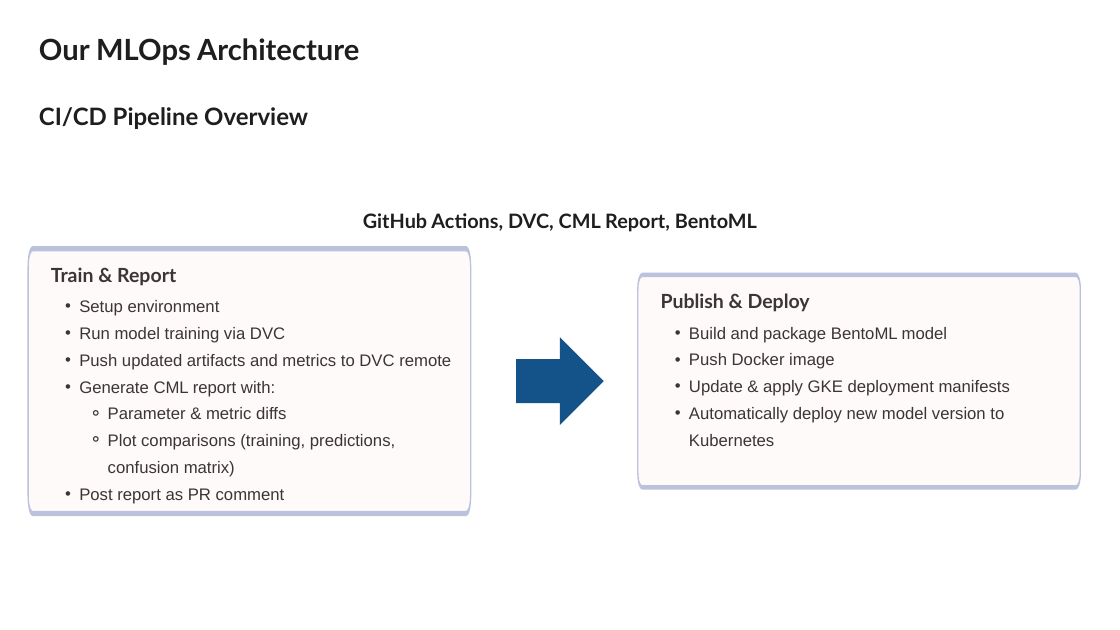
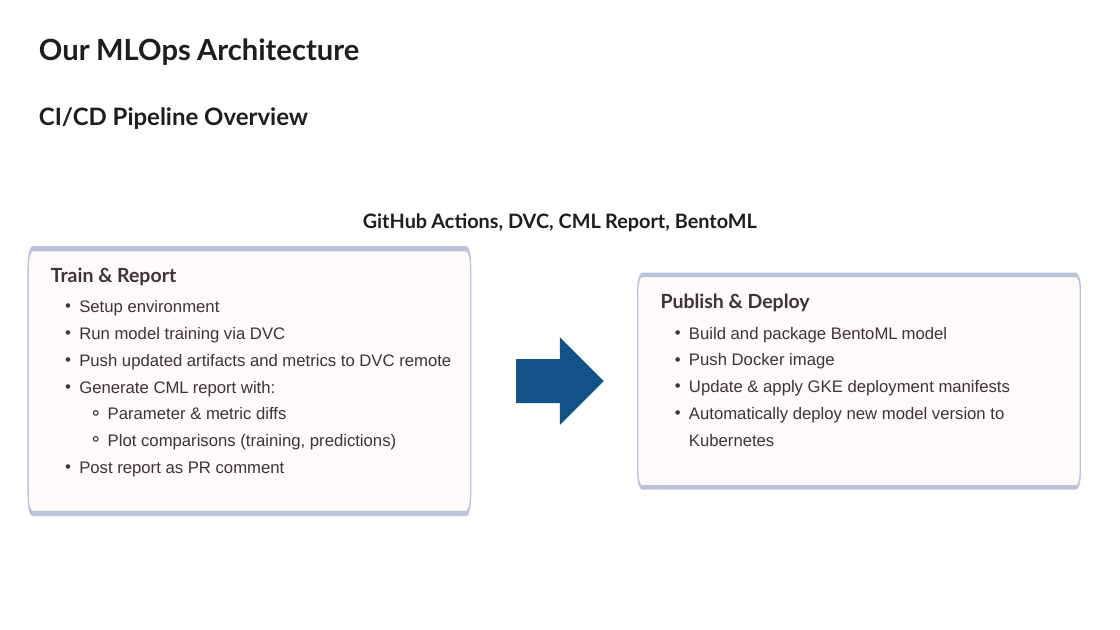
Before and after one commit to JustinFerrara14/Stock-ML, a slide deck: slide 5 of doc/interimPresentation/Data-Drift-Observation.pptx. Drawn at 1120x630 pixels with LibreOffice and Linux fonts; fonts in the diff are those of the drawing. Boxes give left, top, right and bottom in pixels: in the first picture for what was removed or moved away, otherwise in the second. Text is boxed around its words. In the diff, an @@ line names an element or a change of style, - is before the commit and + after.

Commit message:
fix: slides interim

```diff
--- a/doc/interimPresentation/Data-Drift-Observation.pptx
+++ b/doc/interimPresentation/Data-Drift-Observation.pptx
@@ text at (108, 434, 396, 450): text changed @@
-    ⚬ Plot comparisons (training, predictions, confusion matrix)
+    ⚬ Plot comparisons (training, predictions)
```
Also in this commit, not shown: 1 other file.
